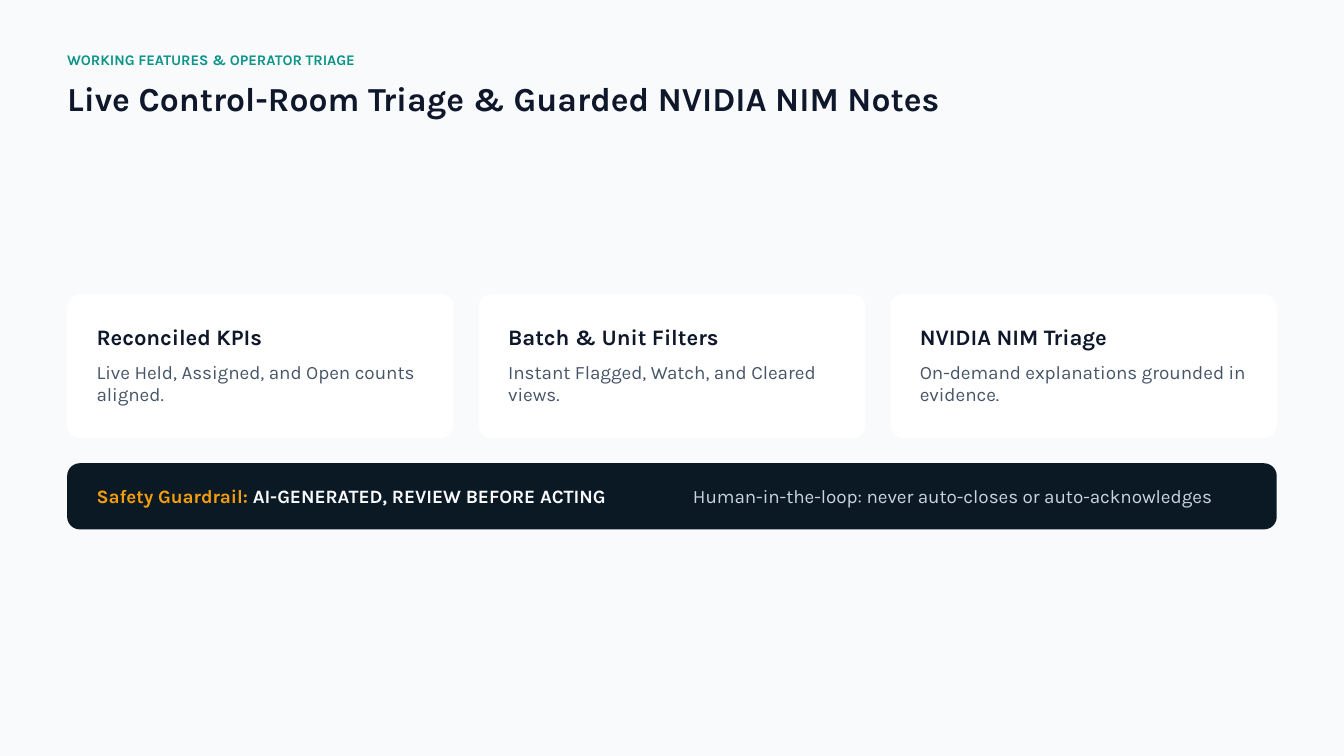
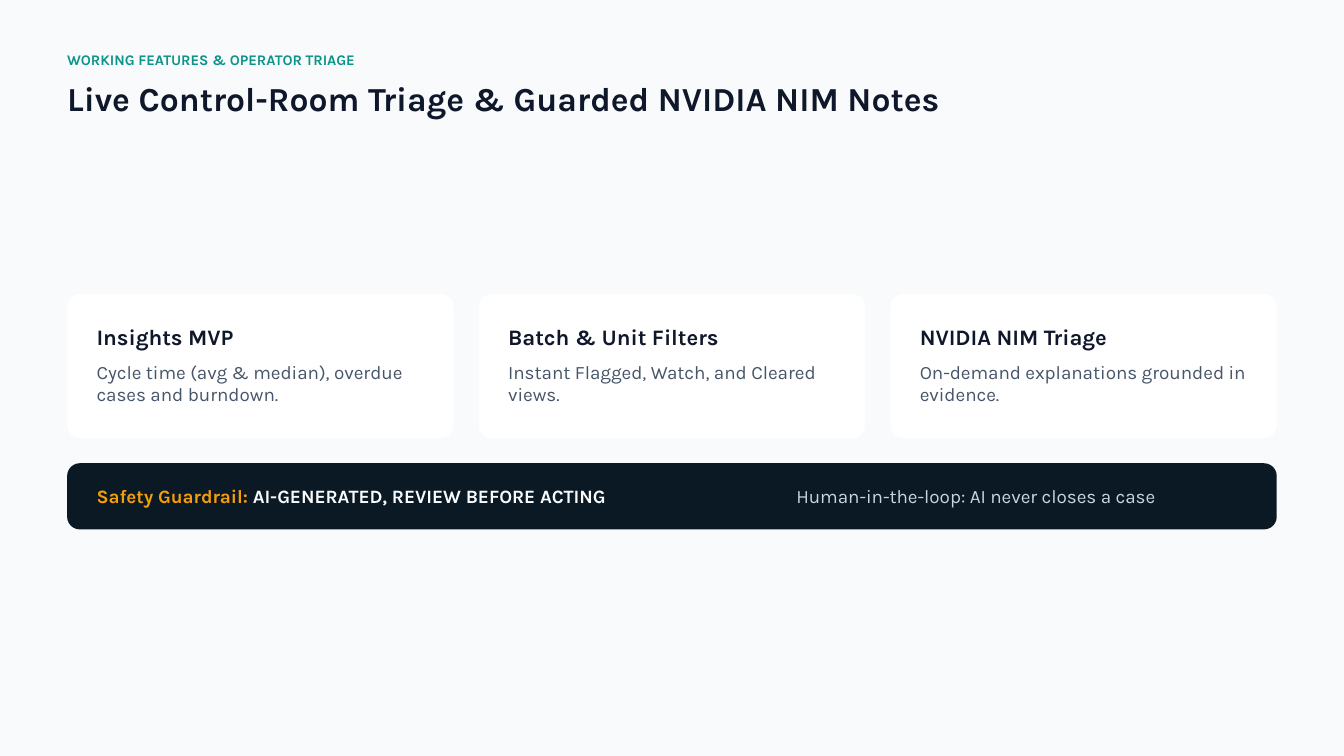
Before and after one commit to Muedi-M/ColdTrace, a slide deck: slide 4 of PROJECT_DOCS/ColdTrace — Cold-Chain Operations Console (1).pptx. Drawn at 1344x756 pixels with LibreOffice and Linux fonts; fonts in the diff are those of the drawing. Boxes give left, top, right and bottom in pixels: in the first picture for what was removed or moved away, otherwise in the second. Text is boxed around its words. In the diff, an @@ line names an element or a change of style, - is before the commit and + after.

Commit message:
final: corrected deck, charts follow batch band, cropped screenshot, walkthrough link, security status wording

```diff
--- a/PROJECT_DOCS/ColdTrace — Cold-Chain Operations Console (1).pptx
+++ b/PROJECT_DOCS/ColdTrace — Cold-Chain Operations Console (1).pptx
@@ text at [97,329,233,351]: text changed @@
-Reconciled KPIs
+Insights MVP
@@ text at [97,365,402,401]: text changed @@
-Live Held, Assigned, and Open counts aligned.
+Cycle time (avg & median), overdue cases and burndown.
@@ text at [796,490,1156,508]: text changed @@
-Human-in-the-loop: never auto-closes or auto-acknowledges
+Human-in-the-loop: AI never closes a case
```
Also in this commit, not shown: 4 other slides changed.
